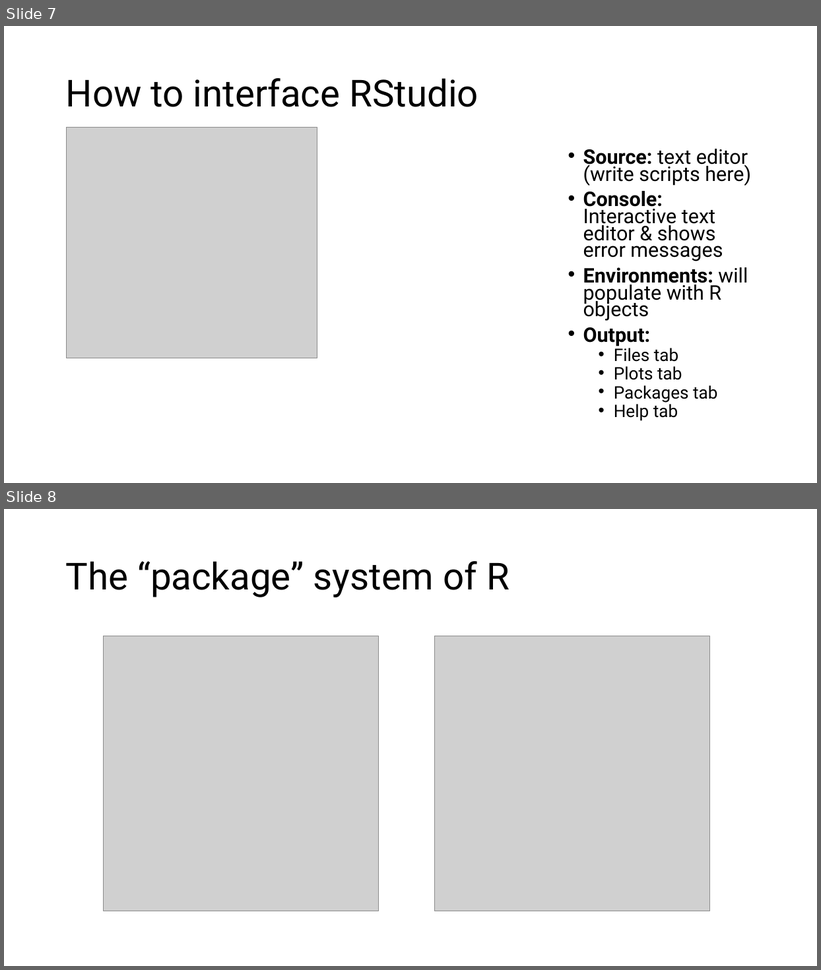
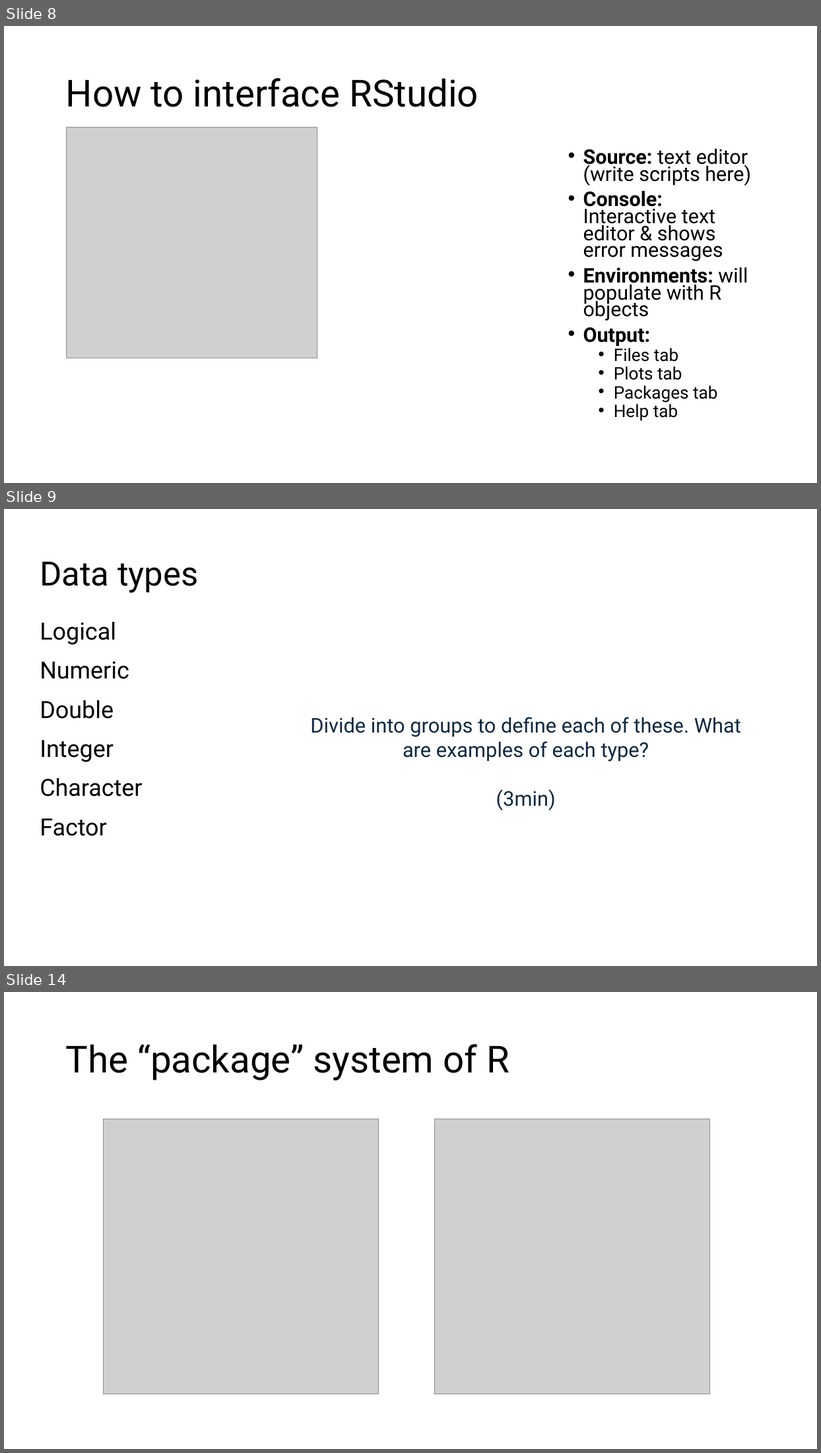
Before and after one commit to mjhemmerlein/MtBlueSky-Workshop-2026, a slide deck: Workshop-Sessions/Introduction-to-Coding/Introduction_to_R.pptx. Shown one above the other, each under a label of ours: slides 7 and 8 before the commit, slides 8, 9 and 14 after it; the slides between them are not shown. The pictures are 821x970 and 821x1453 pixels, drawn with LibreOffice and Linux fonts; fonts in the diff are those of the drawing; grey boxes stand for pictures. Boxes give left, top, right and bottom in pixels: in the first picture for what was removed or moved away, otherwise in the second. Text is boxed around its words. In the diff, an @@ line names an element or a change of style, - is before the commit and + after.

```diff
--- a/Workshop-Sessions/Introduction-to-Coding/Introduction_to_R.pptx
+++ b/Workshop-Sessions/Introduction-to-Coding/Introduction_to_R.pptx
@@ slide 9 added at box(4, 509, 817, 966), background #FFFFFF @@
@@ title added at box(40, 562, 198, 593), 39.6 pt, text #000000 @@
+Data types
@@ text added at box(40, 622, 142, 836), 28 pt, text #000000 @@
+Logical
+Numeric
+Double
+Integer
+Character
+Factor
@@ text added at box(310, 717, 741, 811), 24 pt, text #0E2841 @@
+Divide into groups to define each of these. What are examples of each type?
+(3min)
@@ what was slide 7 is now slide 8 @@
@@ what was slide 8 is now slide 14 @@
```
Also in this commit, not shown: 5 other slides added, 3 other files.
